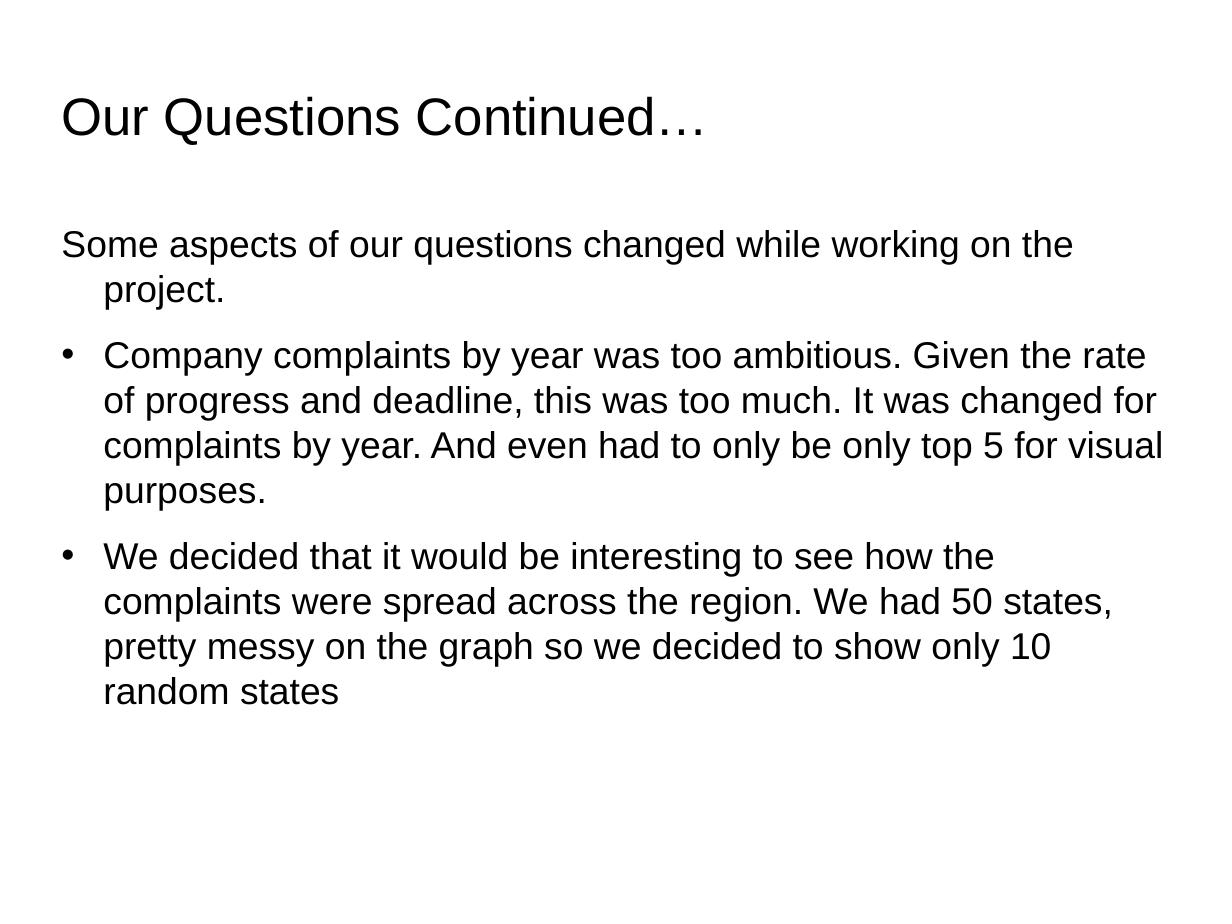
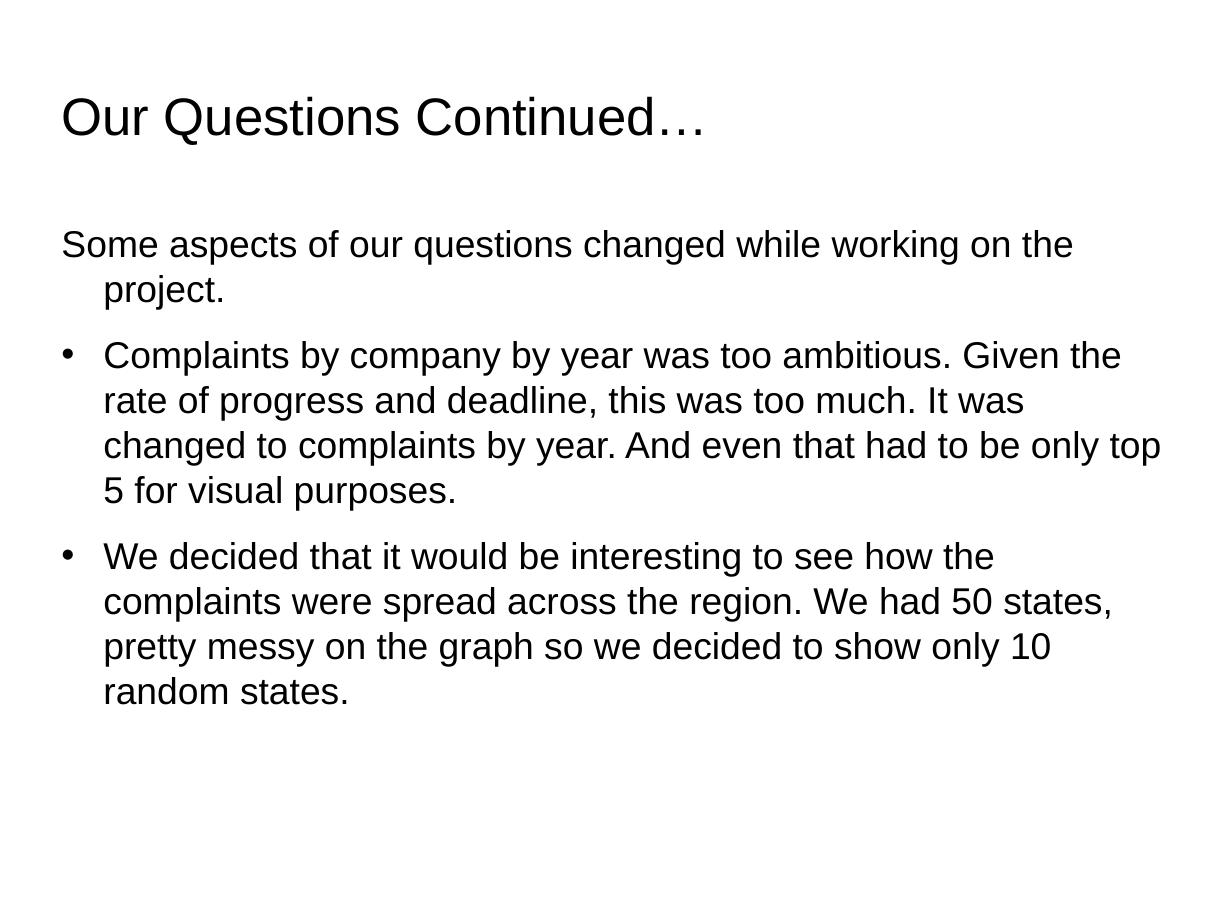
Before and after one commit to tawrahim/PCP_Final_Project, a slide deck: slide 6 of presentation.ppt. Drawn at 1232x924 pixels with LibreOffice and Linux fonts; fonts in the diff are those of the drawing; background and template pictures are left out. Boxes give left, top, right and bottom in pixels: in the first picture for what was removed or moved away, otherwise in the second. Text is boxed around its words. In the diff, an @@ line names an element or a change of style, - is before the commit and + after.

Commit message:
Minor fixes to the PPT
There were a few typos, red text and I also moved 'Our Result' to before
the graphs.

```diff
--- a/presentation.ppt
+++ b/presentation.ppt
@@ text at (x1=103, y1=341, x2=1162, y2=705): text changed @@
-• Company complaints by year was too ambitious. Given the rate of progress and deadline, this was too much. It was changed for complaints by year. And even had to only be only top 5 for visual purposes.
-• We decided that it would be interesting to see how the complaints were spread across the region. We had 50 states, pretty messy on the graph so we decided to show only 10 random states
+• Complaints by company by year was too ambitious. Given the rate of progress and deadline, this was too much. It was changed to complaints by year. And even that had to be only top 5 for visual purposes.
+• We decided that it would be interesting to see how the complaints were spread across the region. We had 50 states, pretty messy on the graph so we decided to show only 10 random states.
```
Also in this commit, not shown: 3 other slides changed.
